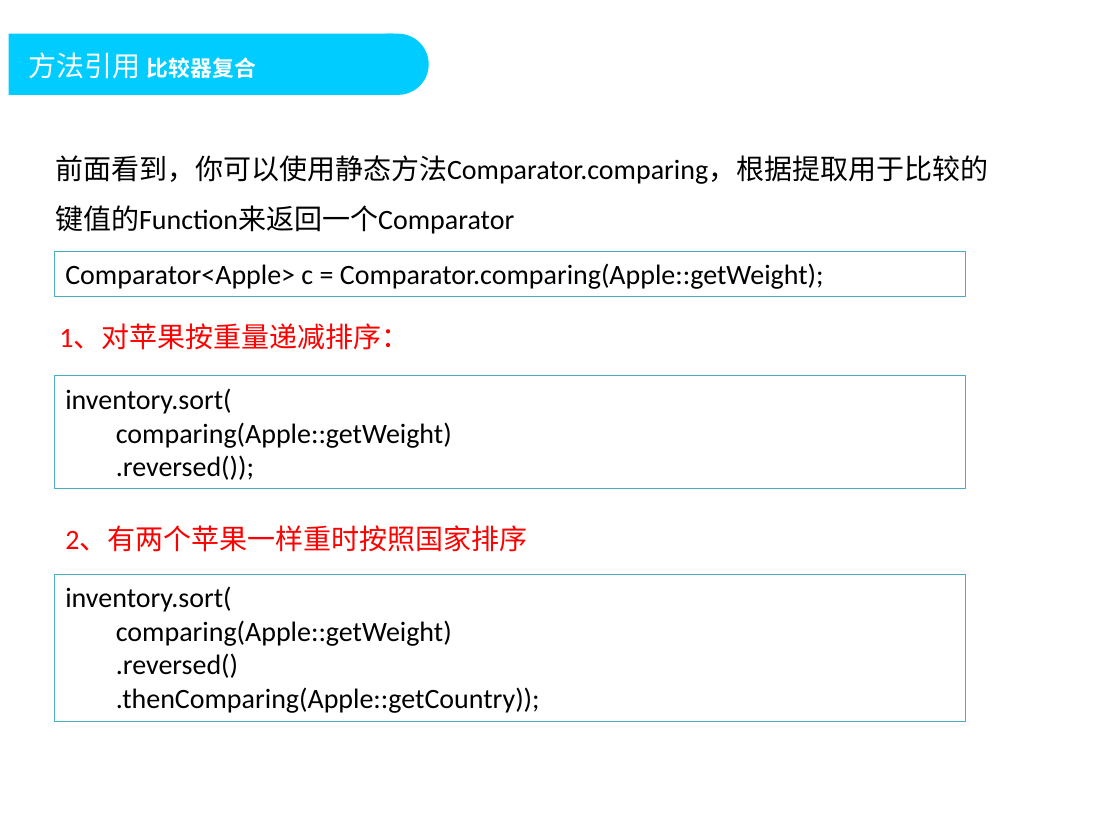
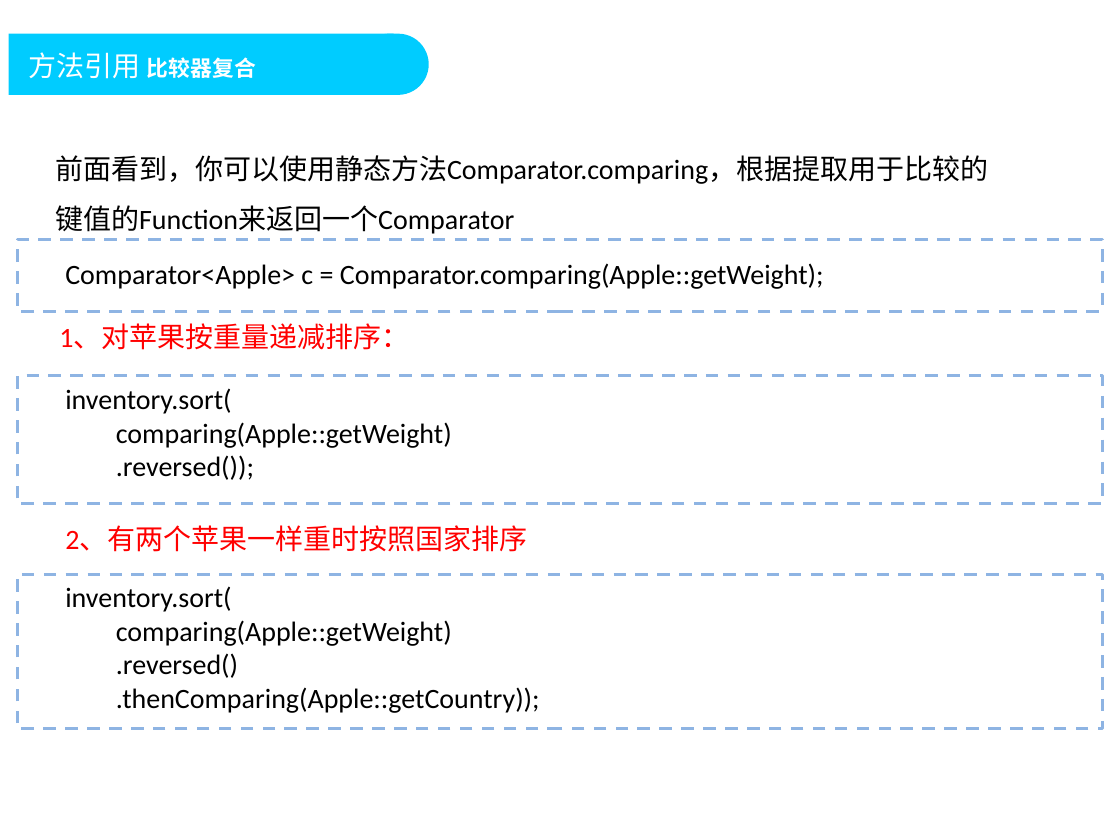
Before and after one commit to DoublePoint/MVC, a slide deck: slide 39 of 04相关插件/Java8/Java高级教程2.pptx (slide 40 before the commit). Drawn at 1120x840 pixels with LibreOffice and Linux fonts; fonts in the diff are those of the drawing; background and template pictures are left out. Boxes give left, top, right and bottom in pixels: in the first picture for what was removed or moved away, otherwise in the second. Text is boxed around its words. In the diff, an @@ line names an element or a change of style, - is before the commit and + after.

```diff
--- a/04相关插件/Java8/Java高级教程2.pptx
+++ b/04相关插件/Java8/Java高级教程2.pptx
@@ rectangle added at <box>18,240,1103,311</box>, outline #8EB4E3 2 pt dashed @@
@@ rectangle added at <box>18,376,1103,504</box>, outline #8EB4E3 2 pt dashed @@
@@ rectangle added at <box>18,575,1103,729</box>, outline #8EB4E3 2 pt dashed @@
@@ 3 texts: place and size @@
-3 texts at <box>55,251,967,721</box>
+3 texts at <box>65,263,824,713</box>
@@ outline #4BACC6 0.75 pt to none in 3 elements at <box>65,263,824,289</box>, <box>65,388,452,480</box>, <box>65,586,540,713</box> @@
```
Also in this commit, not shown: 35 other slides changed, 7 slides added, 1 slide removed, 14 other files.
